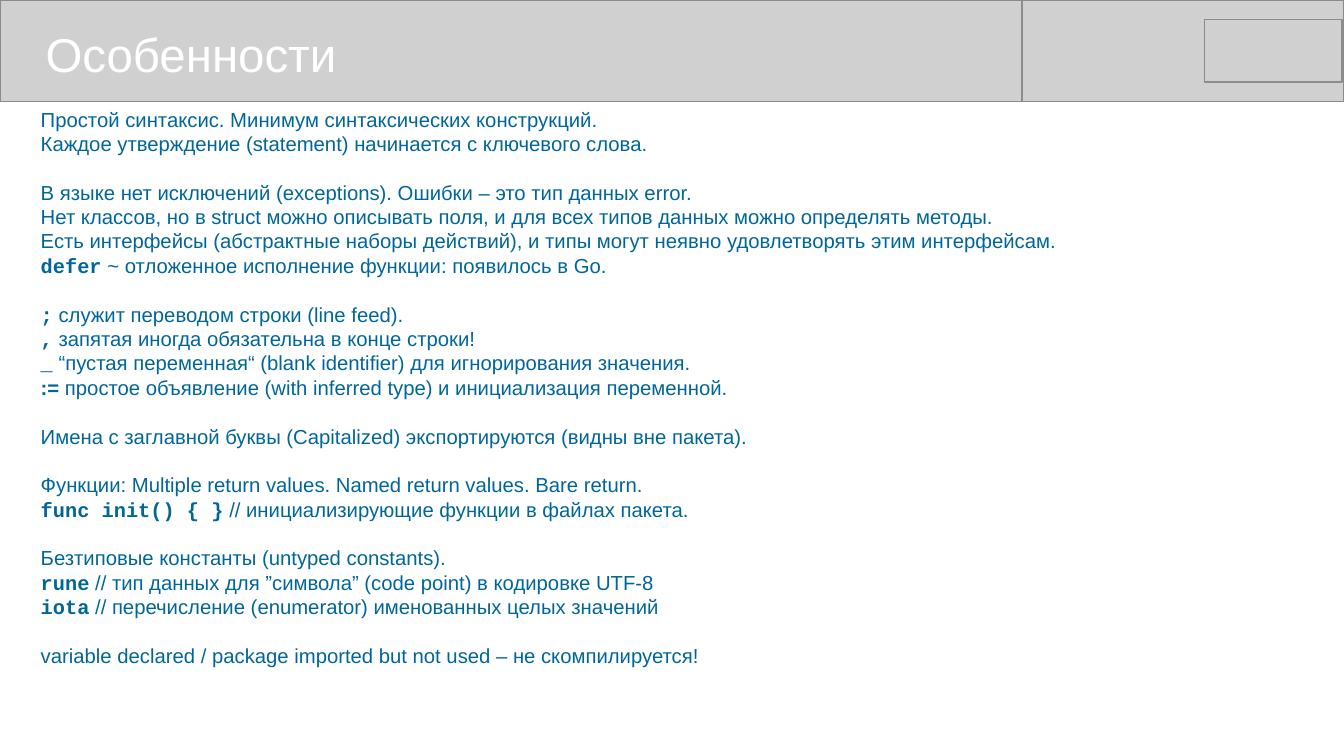
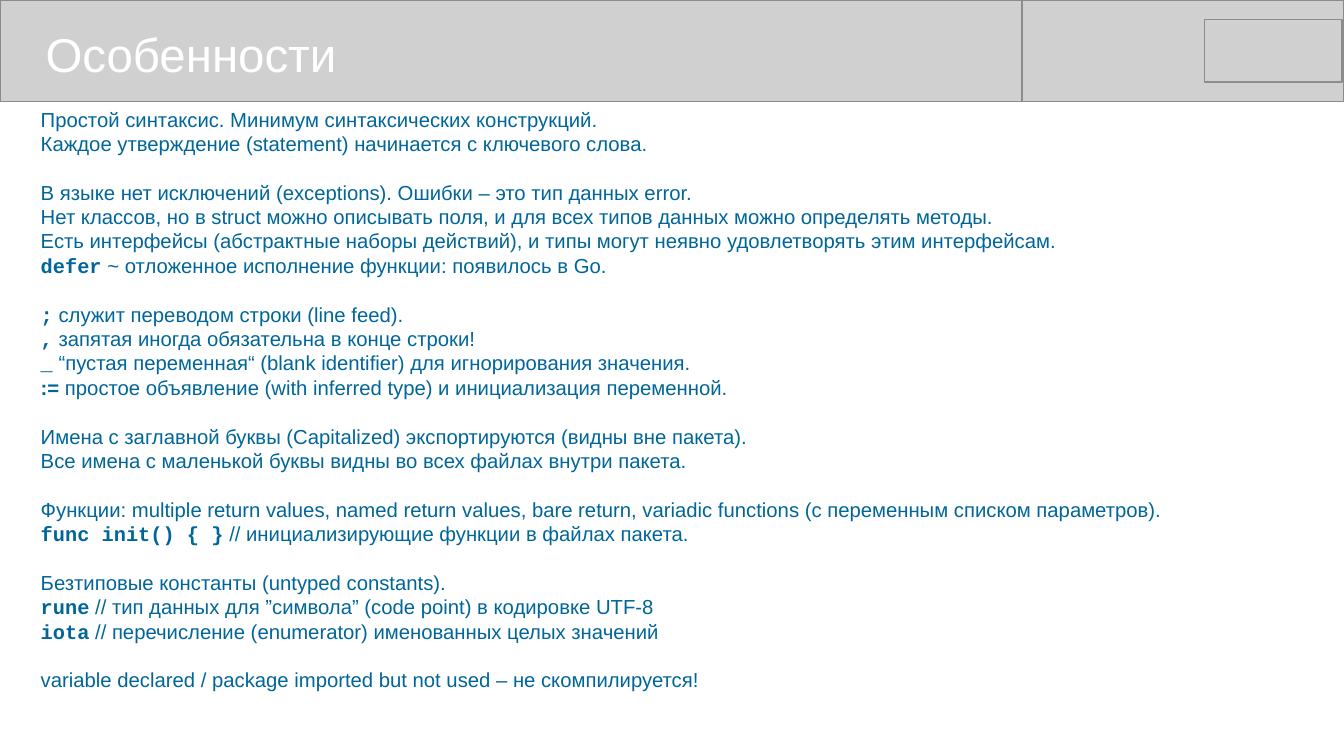
Before and after one commit to mike-shock/Go_language, a slide deck: slide 14 of Go_Review.odp (slide 7 before the commit). Drawn at 1344x756 pixels with LibreOffice and Linux fonts; fonts in the diff are those of the drawing; grey boxes stand for pictures. Boxes give left, top, right and bottom in pixels: in the first picture for what was removed or moved away, otherwise in the second. Text is boxed around its words. In the diff, an @@ line names an element or a change of style, - is before the commit and + after.

```diff
--- a/Go_Review.odp
+++ b/Go_Review.odp
@@ text at [41,453,1160,522]: text changed @@
-Функции: Multiple return values. Named return values. Bare return.
+Все имена с маленькой буквы видны во всех файлах внутри пакета.
+Функции: multiple return values, named return values, bare return, variadic functions (с переменным списком параметров).
```
Also in this commit, not shown: 4 other slides changed, 2 slides added, 1 other file.
